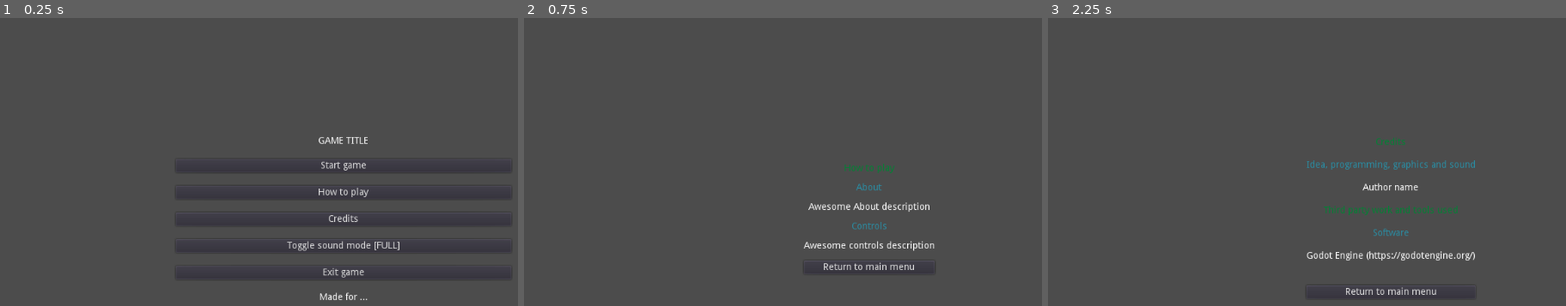
Above: before the commit, frames 1-3 (left to right).
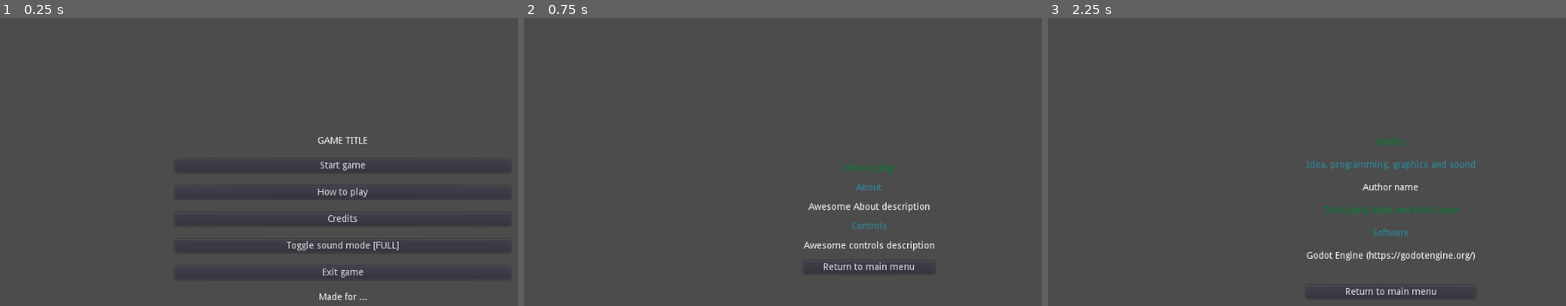
Above: after the commit, the same moments.

Repository: moisesjbc/godot-game-boilerplate
Game: Godot game, scene res://menus/main_menu/main_menu.tscn
Same seed, same stepped clock (60 frames per second), same inputs: the game is played once before the commit and once after it.
Inputs:
- Up to frame 1 (0.25 s): no input
- Up to frame 2 (0.75 s): click "How to play" at 0.5 s
- Up to frame 3 (2.25 s): click "Return to main menu" at 1.25 s; click "Credits" at 2 s

The runs differ from the first frame. In frame 1, 0.9% of the frame differs, in the area x 55-78%, y 41-98%; in frame 2, nothing differs; in frame 3, nothing differs.

Commit message:
Added pause - process = true to all menu scenes

Diff:
--- a/godot-project/menus/credits_menu/credits_menu.tscn
+++ b/godot-project/menus/credits_menu/credits_menu.tscn
@@ -3,209 +3,73 @@
 [ext_resource path="res://menus/credits_menu/credits_menu.gd" type="Script" id=1]
 
 [node name="credits_menu" type="CanvasLayer"]
-
-layer = 1
-offset = Vector2( 0, 0 )
-rotation = 0.0
-scale = Vector2( 1, 1 )
-transform = Transform2D( 1, 0, 0, 1, 0, 0 )
+pause_mode = 2
 script = ExtResource( 1 )
 
-[node name="CenterContainer" type="CenterContainer" parent="." index="0"]
-
-anchor_left = 0.0
-anchor_top = 0.0
-anchor_right = 0.0
-anchor_bottom = 0.0
+[node name="CenterContainer" type="CenterContainer" parent="."]
 margin_right = 1022.0
 margin_bottom = 599.0
-rect_pivot_offset = Vector2( 0, 0 )
-rect_clip_content = false
-mouse_filter = 0
-mouse_default_cursor_shape = 0
-size_flags_horizontal = 1
-size_flags_vertical = 1
-use_top_left = false
+__meta__ = {
+"_edit_use_anchors_": false
+}
 
-[node name="VBoxContainer" type="VBoxContainer" parent="CenterContainer" index="0"]
-
-anchor_left = 0.0
-anchor_top = 0.0
-anchor_right = 0.0
-anchor_bottom = 0.0
+[node name="VBoxContainer" type="VBoxContainer" parent="CenterContainer"]
 margin_left = 385.0
 margin_top = 179.0
 margin_right = 637.0
 margin_bottom = 420.0
-rect_pivot_offset = Vector2( 0, 0 )
-rect_clip_content = false
-mouse_filter = 1
-mouse_default_cursor_shape = 0
-size_flags_horizontal = 1
-size_flags_vertical = 1
 custom_constants/separation = 20
-alignment = 0
-_sections_unfolded = [ "custom_constants" ]
 
-[node name="title" type="Label" parent="CenterContainer/VBoxContainer" index="0"]
-
-anchor_left = 0.0
-anchor_top = 0.0
-anchor_right = 0.0
-anchor_bottom = 0.0
+[node name="title" type="Label" parent="CenterContainer/VBoxContainer"]
 margin_right = 252.0
 margin_bottom = 14.0
-rect_pivot_offset = Vector2( 0, 0 )
-rect_clip_content = false
-mouse_filter = 2
-mouse_default_cursor_shape = 0
-size_flags_horizontal = 1
-size_flags_vertical = 4
 custom_colors/font_color = Color( 0, 0.519531, 0.202942, 1 )
 text = "Credits"
 align = 1
-percent_visible = 1.0
-lines_skipped = 0
-max_lines_visible = -1
-_sections_unfolded = [ "custom_colors", "custom_fonts" ]
 
-[node name="own_work_title" type="Label" parent="CenterContainer/VBoxContainer" index="1"]
-
-anchor_left = 0.0
-anchor_top = 0.0
-anchor_right = 0.0
-anchor_bottom = 0.0
+[node name="own_work_title" type="Label" parent="CenterContainer/VBoxContainer"]
 margin_top = 34.0
 margin_right = 252.0
 margin_bottom = 48.0
-rect_pivot_offset = Vector2( 0, 0 )
-rect_clip_content = false
-mouse_filter = 2
-mouse_default_cursor_shape = 0
-size_flags_horizontal = 1
-size_flags_vertical = 4
 custom_colors/font_color = Color( 0.160784, 0.556863, 0.647059, 1 )
 text = "Idea, programming, graphics and sound"
 align = 1
-percent_visible = 1.0
-lines_skipped = 0
-max_lines_visible = -1
-_sections_unfolded = [ "Margin", "custom_colors", "custom_fonts" ]
 
-[node name="name_title" type="Label" parent="CenterContainer/VBoxContainer" index="2"]
-
-anchor_left = 0.0
-anchor_top = 0.0
-anchor_right = 0.0
-anchor_bottom = 0.0
+[node name="name_title" type="Label" parent="CenterContainer/VBoxContainer"]
 margin_top = 68.0
 margin_right = 252.0
 margin_bottom = 82.0
-rect_pivot_offset = Vector2( 0, 0 )
-rect_clip_content = false
-mouse_filter = 2
-mouse_default_cursor_shape = 0
-size_flags_horizontal = 1
-size_flags_vertical = 4
 text = "Author name"
 align = 1
-percent_visible = 1.0
-lines_skipped = 0
-max_lines_visible = -1
-_sections_unfolded = [ "Margin", "custom_fonts" ]
 
-[node name="third_party_work_title" type="Label" parent="CenterContainer/VBoxContainer" index="3"]
-
-anchor_left = 0.0
-anchor_top = 0.0
-anchor_right = 0.0
-anchor_bottom = 0.0
+[node name="third_party_work_title" type="Label" parent="CenterContainer/VBoxContainer"]
 margin_top = 102.0
 margin_right = 252.0
 margin_bottom = 116.0
-rect_pivot_offset = Vector2( 0, 0 )
-rect_clip_content = false
-mouse_filter = 2
-mouse_default_cursor_shape = 0
-size_flags_horizontal = 1
-size_flags_vertical = 4
 custom_colors/font_color = Color( 0, 0.519531, 0.202942, 1 )
 text = "Third party work and tools used"
 align = 1
-percent_visible = 1.0
-lines_skipped = 0
-max_lines_visible = -1
-_sections_unfolded = [ "custom_colors", "custom_fonts" ]
 
-[node name="software_title" type="Label" parent="CenterContainer/VBoxContainer" index="4"]
-
-anchor_left = 0.0
-anchor_top = 0.0
-anchor_right = 0.0
-anchor_bottom = 0.0
+[node name="software_title" type="Label" parent="CenterContainer/VBoxContainer"]
 margin_top = 136.0
 margin_right = 252.0
 margin_bottom = 150.0
-rect_pivot_offset = Vector2( 0, 0 )
-rect_clip_content = false
-mouse_filter = 2
-mouse_default_cursor_shape = 0
-size_flags_horizontal = 1
-size_flags_vertical = 4
 custom_colors/font_color = Color( 0.160784, 0.556863, 0.647059, 1 )
 text = "Software"
 align = 1
-percent_visible = 1.0
-lines_skipped = 0
-max_lines_visible = -1
-_sections_unfolded = [ "Margin", "custom_colors", "custom_fonts" ]
 
-[node name="software" type="Label" parent="CenterContainer/VBoxContainer" index="5"]
-
-anchor_left = 0.0
-anchor_top = 0.0
-anchor_right = 0.0
-anchor_bottom = 0.0
+[node name="software" type="Label" parent="CenterContainer/VBoxContainer"]
 margin_top = 170.0
 margin_right = 252.0
 margin_bottom = 201.0
-rect_pivot_offset = Vector2( 0, 0 )
-rect_clip_content = false
-mouse_filter = 2
-mouse_default_cursor_shape = 0
-size_flags_horizontal = 1
-size_flags_vertical = 4
 text = "Godot Engine (https://godotengine.org/)
 "
 align = 1
-percent_visible = 1.0
-lines_skipped = 0
-max_lines_visible = -1
-_sections_unfolded = [ "Margin", "custom_fonts" ]
 
-[node name="return_to_main_menu_button" type="Button" parent="CenterContainer/VBoxContainer" index="6"]
-
-anchor_left = 0.0
-anchor_top = 0.0
-anchor_right = 0.0
-anchor_bottom = 0.0
+[node name="return_to_main_menu_button" type="Button" parent="CenterContainer/VBoxContainer"]
 margin_top = 221.0
 margin_right = 252.0
 margin_bottom = 241.0
-rect_pivot_offset = Vector2( 0, 0 )
-rect_clip_content = false
-focus_mode = 2
-mouse_filter = 0
-mouse_default_cursor_shape = 0
-size_flags_horizontal = 1
 size_flags_vertical = 2
-toggle_mode = false
-enabled_focus_mode = 2
-shortcut = null
-group = null
 text = "Return to main menu"
-flat = false
-align = 1
-_sections_unfolded = [ "Size Flags", "custom_fonts" ]
-
 [connection signal="pressed" from="CenterContainer/VBoxContainer/return_to_main_menu_button" to="." method="_on_return_to_main_menu_button_pressed"]
--- a/godot-project/menus/game_over_menu/game_over_menu.tscn
+++ b/godot-project/menus/game_over_menu/game_over_menu.tscn
@@ -8,6 +8,9 @@
 margin_right = 1022.0
 margin_bottom = 603.0
 script = ExtResource( 1 )
+__meta__ = {
+"_edit_use_anchors_": false
+}
 
 [node name="panel" type="Panel" parent="."]
 margin_left = 361.0
@@ -48,6 +51,5 @@
 margin_right = 200.0
 margin_bottom = 94.0
 text = "Return to main menu"
-
 [connection signal="pressed" from="panel/margin/layout/restart_button" to="." method="_on_restart_button_pressed"]
 [connection signal="pressed" from="panel/margin/layout/return_button" to="." method="_on_return_button_pressed"]
--- a/godot-project/menus/how_to_play_menu/how_to_play_menu.tscn
+++ b/godot-project/menus/how_to_play_menu/how_to_play_menu.tscn
@@ -3,186 +3,62 @@
 [ext_resource path="res://menus/credits_menu/credits_menu.gd" type="Script" id=1]
 
 [node name="how_to_play_menu" type="CanvasLayer"]
-
-layer = 1
-offset = Vector2( 0, 0 )
-rotation = 0.0
-scale = Vector2( 1, 1 )
-transform = Transform2D( 1, 0, 0, 1, 0, 0 )
+pause_mode = 2
 script = ExtResource( 1 )
 
-[node name="CenterContainer" type="CenterContainer" parent="." index="0"]
-
-anchor_left = 0.0
-anchor_top = 0.0
-anchor_right = 0.0
-anchor_bottom = 0.0
+[node name="CenterContainer" type="CenterContainer" parent="."]
 margin_left = 1.0
 margin_right = 1028.0
 margin_bottom = 602.0
-rect_pivot_offset = Vector2( 0, 0 )
-rect_clip_content = false
-mouse_filter = 0
-mouse_default_cursor_shape = 0
-size_flags_horizontal = 1
-size_flags_vertical = 1
-use_top_left = false
 
-[node name="VBoxContainer" type="VBoxContainer" parent="CenterContainer" index="0"]
+[node name="VBoxContainer" type="VBoxContainer" parent="CenterContainer"]
+margin_left = 416.0
+margin_top = 218.0
+margin_right = 611.0
+margin_bottom = 383.0
+custom_constants/separation = 15
 
-anchor_left = 0.0
-anchor_top = 0.0
-anchor_right = 0.0
-anchor_bottom = 0.0
-margin_left = 348.0
-margin_top = 204.0
-margin_right = 679.0
-margin_bottom = 398.0
-rect_pivot_offset = Vector2( 0, 0 )
-rect_clip_content = false
-mouse_filter = 1
-mouse_default_cursor_shape = 0
-size_flags_horizontal = 1
-size_flags_vertical = 1
-custom_constants/separation = 15
-alignment = 0
-_sections_unfolded = [ "custom_constants" ]
-
-[node name="title" type="Label" parent="CenterContainer/VBoxContainer" index="0"]
-
-anchor_left = 0.0
-anchor_top = 0.0
-anchor_right = 0.0
-anchor_bottom = 0.0
-margin_right = 331.0
+[node name="title" type="Label" parent="CenterContainer/VBoxContainer"]
+margin_right = 195.0
 margin_bottom = 14.0
-rect_pivot_offset = Vector2( 0, 0 )
-rect_clip_content = false
-mouse_filter = 2
-mouse_default_cursor_shape = 0
-size_flags_horizontal = 1
-size_flags_vertical = 4
 custom_colors/font_color = Color( 0, 0.519531, 0.202942, 1 )
 text = "How to play"
 align = 1
-percent_visible = 1.0
-lines_skipped = 0
-max_lines_visible = -1
-_sections_unfolded = [ "custom_colors", "custom_fonts" ]
 
-[node name="about_title" type="Label" parent="CenterContainer/VBoxContainer" index="1"]
-
-anchor_left = 0.0
-anchor_top = 0.0
-anchor_right = 0.0
-anchor_bottom = 0.0
+[node name="about_title" type="Label" parent="CenterContainer/VBoxContainer"]
 margin_top = 29.0
-margin_right = 331.0
+margin_right = 195.0
 margin_bottom = 43.0
-rect_pivot_offset = Vector2( 0, 0 )
-rect_clip_content = false
-mouse_filter = 2
-mouse_default_cursor_shape = 0
-size_flags_horizontal = 1
-size_flags_vertical = 4
 custom_colors/font_color = Color( 0.164642, 0.557726, 0.648438, 1 )
 text = "About"
 align = 1
-percent_visible = 1.0
-lines_skipped = 0
-max_lines_visible = -1
-_sections_unfolded = [ "Margin", "custom_colors" ]
 
-[node name="about_text" type="Label" parent="CenterContainer/VBoxContainer" index="2"]
-
-anchor_left = 0.0
-anchor_top = 0.0
-anchor_right = 0.0
-anchor_bottom = 0.0
+[node name="about_text" type="Label" parent="CenterContainer/VBoxContainer"]
 margin_top = 58.0
-margin_right = 331.0
+margin_right = 195.0
 margin_bottom = 72.0
-rect_pivot_offset = Vector2( 0, 0 )
-rect_clip_content = false
-mouse_filter = 2
-mouse_default_cursor_shape = 0
-size_flags_horizontal = 1
-size_flags_vertical = 4
 text = "Awesome About description"
 align = 1
-percent_visible = 1.0
-lines_skipped = 0
-max_lines_visible = -1
-_sections_unfolded = [ "Margin", "custom_fonts" ]
 
-[node name="controls_title" type="Label" parent="CenterContainer/VBoxContainer" index="3"]
-
-anchor_left = 0.0
-anchor_top = 0.0
-anchor_right = 0.0
-anchor_bottom = 0.0
+[node name="controls_title" type="Label" parent="CenterContainer/VBoxContainer"]
 margin_top = 87.0
-margin_right = 331.0
+margin_right = 195.0
 margin_bottom = 101.0
-rect_pivot_offset = Vector2( 0, 0 )
-rect_clip_content = false
-mouse_filter = 2
-mouse_default_cursor_shape = 0
-size_flags_horizontal = 1
-size_flags_vertical = 4
 custom_colors/font_color = Color( 0.164642, 0.557726, 0.648438, 1 )
 text = "Controls"
 align = 1
-percent_visible = 1.0
-lines_skipped = 0
-max_lines_visible = -1
-_sections_unfolded = [ "Margin", "custom_colors" ]
 
-[node name="controls_text" type="Label" parent="CenterContainer/VBoxContainer" index="4"]
-
-anchor_left = 0.0
-anchor_top = 0.0
-anchor_right = 0.0
-anchor_bottom = 0.0
+[node name="controls_text" type="Label" parent="CenterContainer/VBoxContainer"]
 margin_top = 116.0
-margin_right = 331.0
+margin_right = 195.0
 margin_bottom = 130.0
-rect_pivot_offset = Vector2( 0, 0 )
-rect_clip_content = false
-mouse_filter = 2
-mouse_default_cursor_shape = 0
-size_flags_horizontal = 1
-size_flags_vertical = 4
 text = "Awesome controls description"
 align = 1
-percent_visible = 1.0
-lines_skipped = 0
-max_lines_visible = -1
-_sections_unfolded = [ "Margin", "custom_fonts" ]
 
-[node name="return_to_main_menu_button" type="Button" parent="CenterContainer/VBoxContainer" index="5"]
-
-anchor_left = 0.0
-anchor_top = 0.0
-anchor_right = 0.0
-anchor_bottom = 0.0
+[node name="return_to_main_menu_button" type="Button" parent="CenterContainer/VBoxContainer"]
 margin_top = 145.0
-margin_right = 331.0
+margin_right = 195.0
 margin_bottom = 165.0
-rect_pivot_offset = Vector2( 0, 0 )
-rect_clip_content = false
-focus_mode = 2
-mouse_filter = 0
-mouse_default_cursor_shape = 0
-size_flags_horizontal = 1
 size_flags_vertical = 2
-toggle_mode = false
-enabled_focus_mode = 2
-shortcut = null
-group = null
 text = "Return to main menu"
-flat = false
-align = 1
-_sections_unfolded = [ "Size Flags", "custom_fonts" ]
-
 [connection signal="pressed" from="CenterContainer/VBoxContainer/return_to_main_menu_button" to="." method="_on_return_to_main_menu_button_pressed"]
--- a/godot-project/menus/main_menu/main_menu.tscn
+++ b/godot-project/menus/main_menu/main_menu.tscn
@@ -6,7 +6,9 @@
 script = ExtResource( 1 )
 
 [node name="CenterContainer" type="CenterContainer" parent="."]
-margin_right = 1025.0
+pause_mode = 2
+margin_left = -1.0
+margin_right = 1024.0
 margin_bottom = 602.0
 __meta__ = {
 "_edit_use_anchors_": false
--- a/godot-project/menus/pause_menu/pause_menu.tscn
+++ b/godot-project/menus/pause_menu/pause_menu.tscn
@@ -8,6 +8,9 @@
 margin_right = 1022.0
 margin_bottom = 603.0
 script = ExtResource( 1 )
+__meta__ = {
+"_edit_use_anchors_": false
+}
 
 [node name="panel" type="Panel" parent="."]
 margin_left = 361.0
@@ -48,6 +51,5 @@
 margin_right = 200.0
 margin_bottom = 94.0
 text = "Return to main menu"
-
 [connection signal="pressed" from="panel/margin/layout/resume_button" to="." method="_on_resume_button_pressed"]
 [connection signal="pressed" from="panel/margin/layout/return_button" to="." method="_on_return_button_pressed"]
